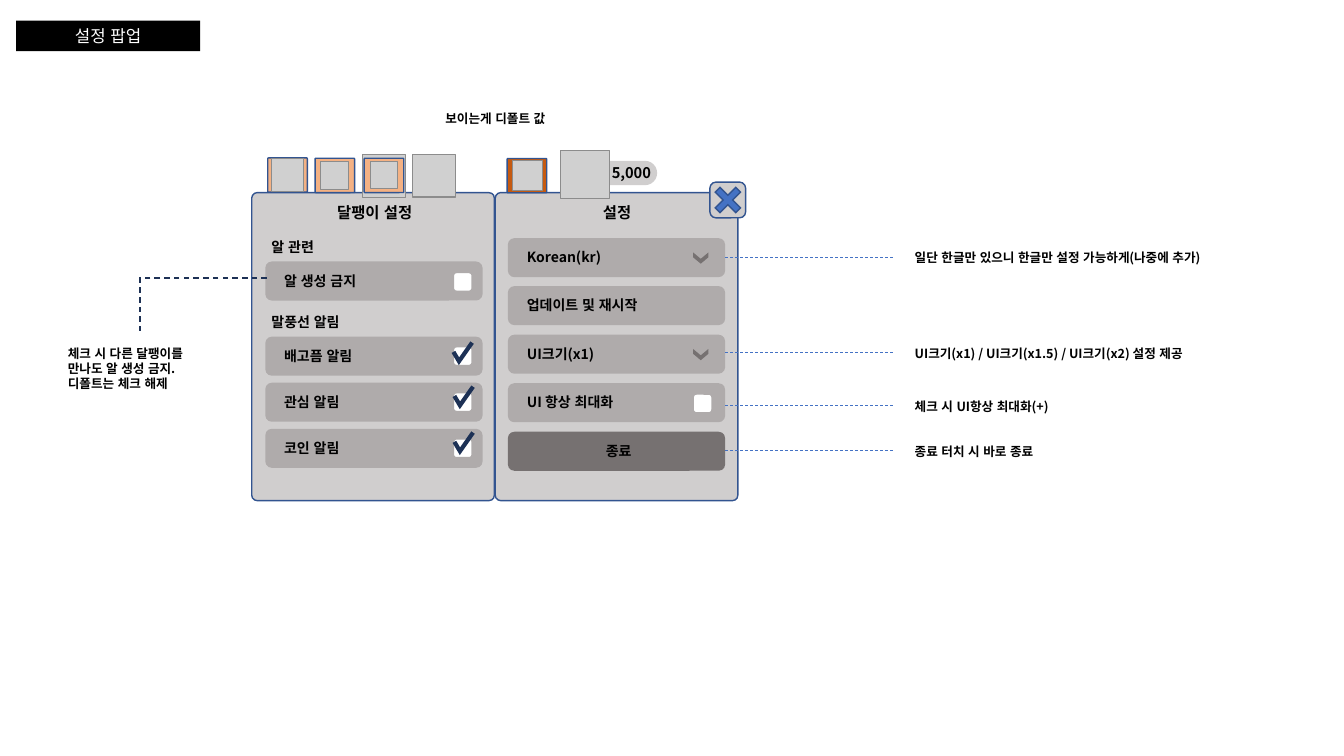
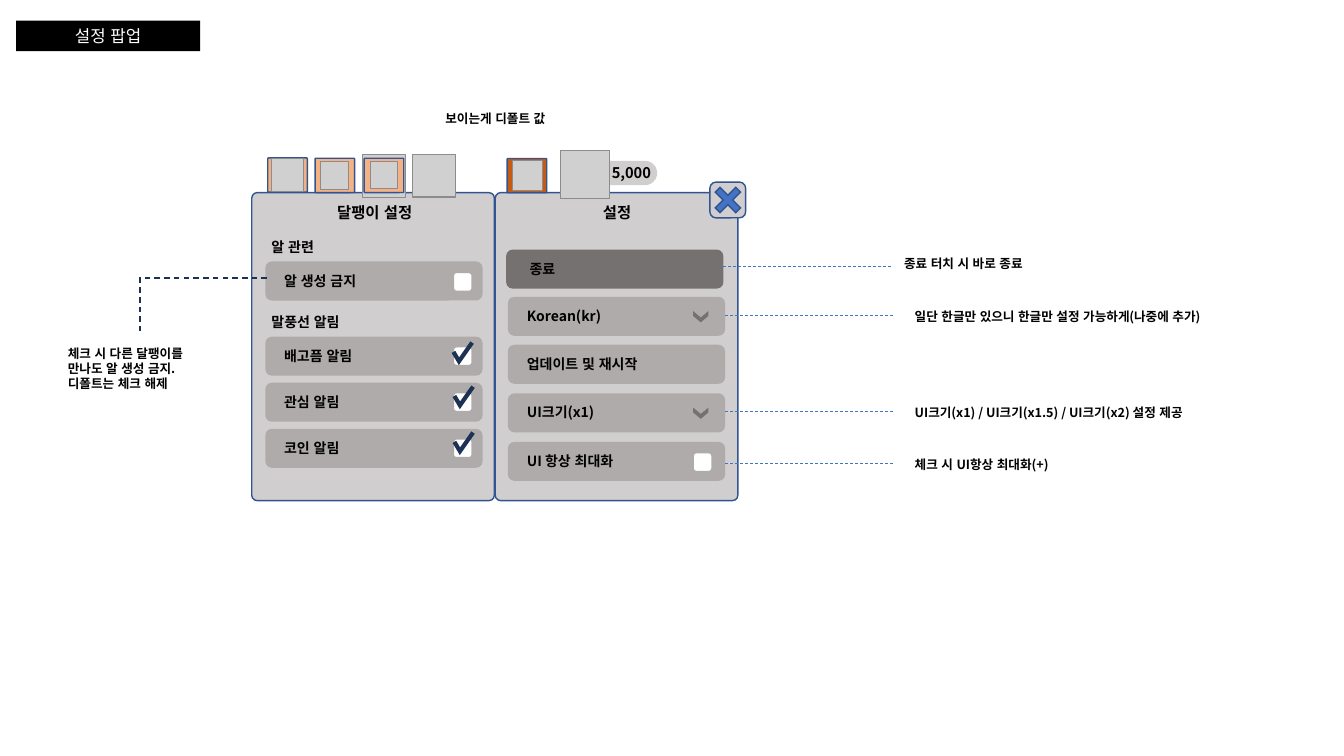
Before and after one commit to dengu97/SnailProject, a slide deck: slide 13 of UI.pptx. Drawn at 1344x756 pixels with LibreOffice and Linux fonts; fonts in the diff are those of the drawing; grey boxes stand for pictures. Boxes give left, top, right and bottom in pixels: in the first picture for what was removed or moved away, otherwise in the second. Text is boxed around its words. In the diff, an @@ line names an element or a change of style, - is before the commit and + after.

```diff
--- a/UI.pptx
+++ b/UI.pptx
@@ rounded rectangle: place and size @@
-rounded rectangle at <box>508,432,726,471</box>
+rounded rectangle at <box>506,250,724,289</box>
@@ text "종료": place and size @@
-text "종료" at <box>606,445,632,457</box>
+text "종료" at <box>530,263,556,275</box>
@@ text "종료" at <box>530,263,556,275</box>: alignment centre to left @@
@@ line moved from (725, 450) - (894, 450) to (724, 267) - (892, 267) @@
@@ text "종료 터치 시 바로 종료": place and size @@
-text "종료 터치 시 바로 종료" at <box>915,445,1033,457</box>
+text "종료 터치 시 바로 종료" at <box>904,257,1022,269</box>
@@ 7 texts, 5 rounded rectangles, 3 lines, 2 chevrons: place and size @@
-7 texts, 5 rounded rectangles, 3 lines, 2 chevrons at <box>508,238,1200,422</box>
+7 texts, 5 rounded rectangles, 3 lines, 2 chevrons at <box>508,296,1200,481</box>
```
Also in this commit, not shown: 5 slides added, 1 slide removed, 33 other files.
